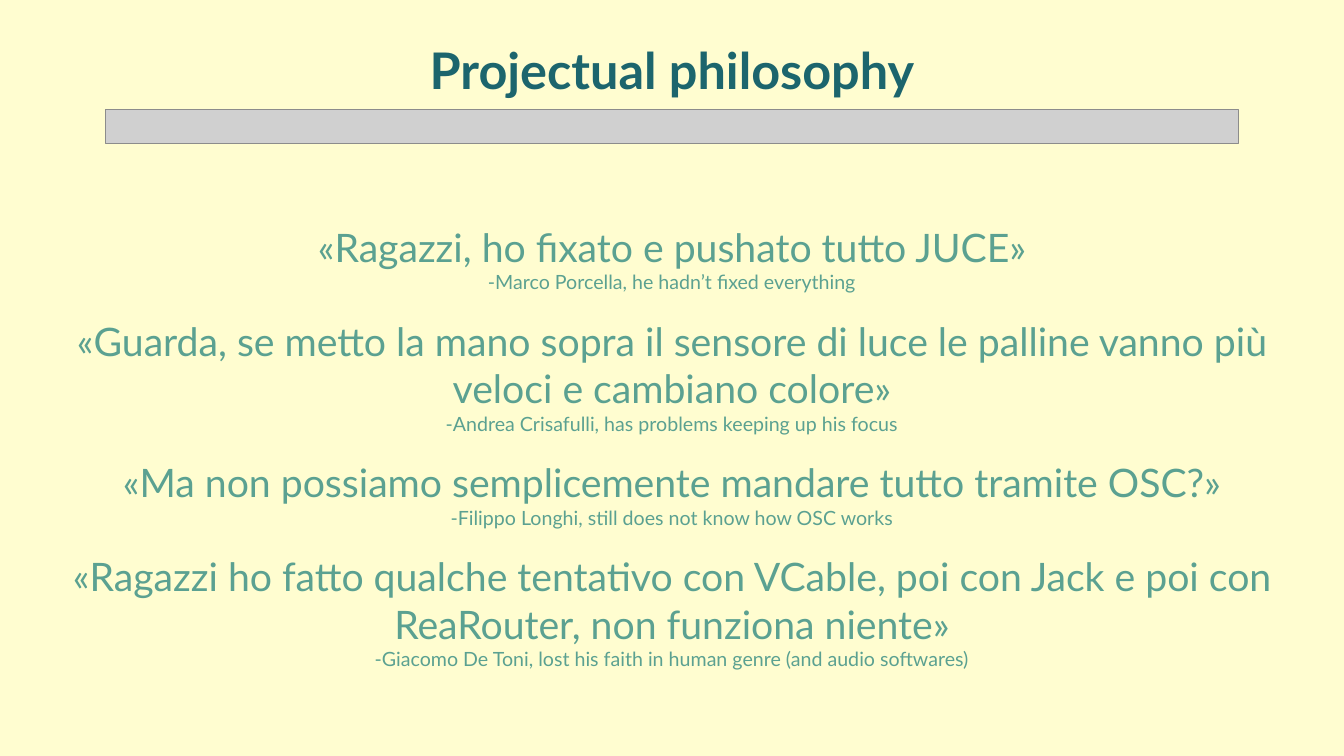
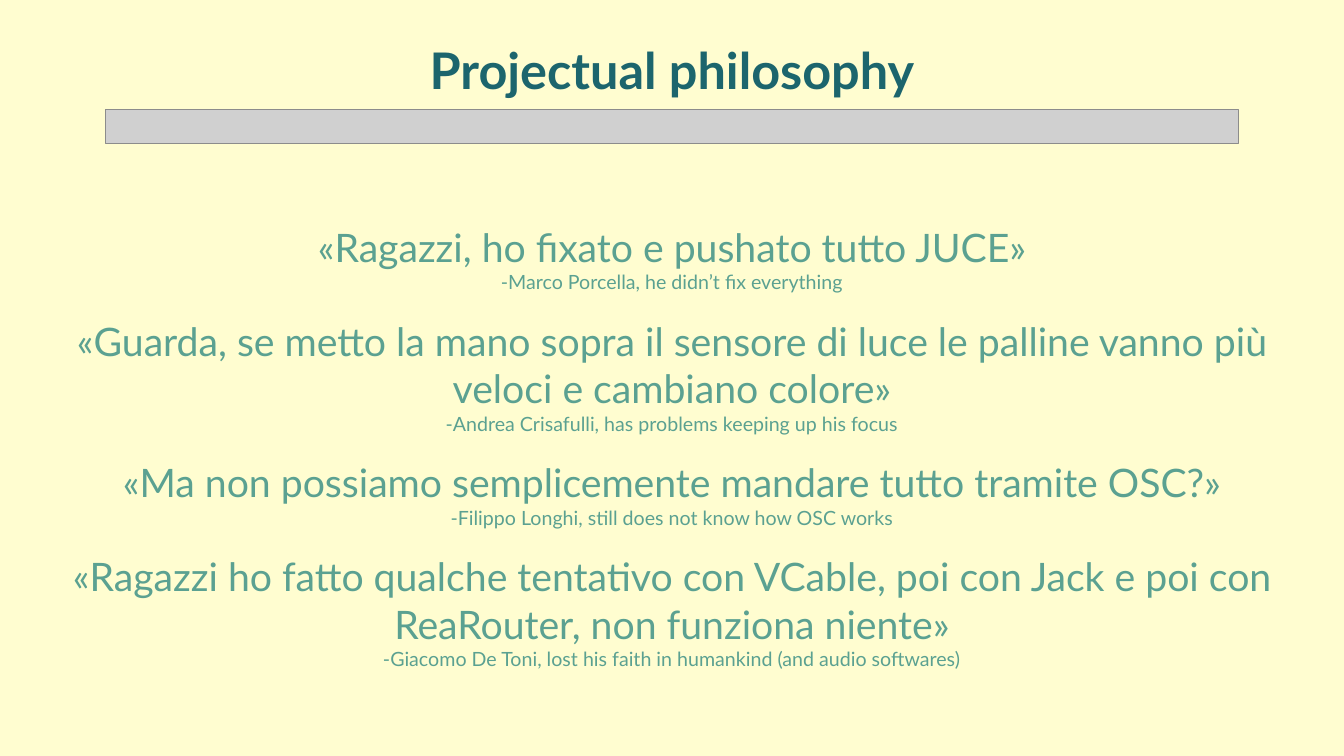
Before and after one commit to Ciorpy/G.A.I.A.-CMLS-2025, a slide deck: slide 7 of GAIA.pptx. Drawn at 1344x756 pixels with LibreOffice and Linux fonts; fonts in the diff are those of the drawing; grey boxes stand for pictures. Boxes give left, top, right and bottom in pixels: in the first picture for what was removed or moved away, otherwise in the second. Text is boxed around its words. In the diff, an @@ line names an element or a change of style, - is before the commit and + after.

```diff
--- a/GAIA.pptx
+++ b/GAIA.pptx
@@ text at (501, 274, 842, 293): text changed @@
--Marco Porcella, he hadn’t fixed everything
+-Marco Porcella, he didn’t fix everything
@@ text at (383, 651, 960, 669): text changed @@
--Giacomo De Toni, lost his faith in human genre (and audio softwares)
+-Giacomo De Toni, lost his faith in humankind (and audio softwares)
```
Also in this commit, not shown: 25 slides added, 4 slides removed.
